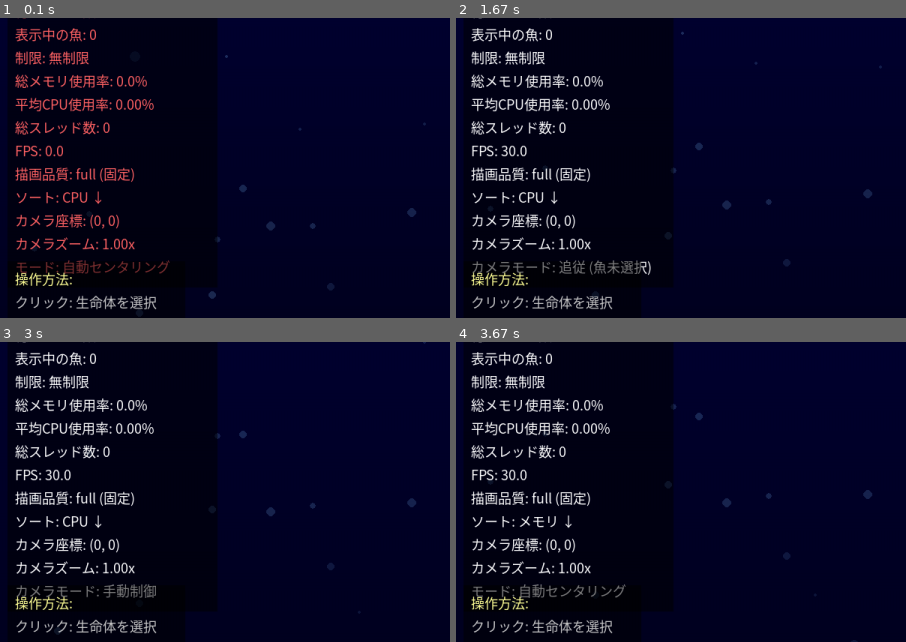
Above: before the commit, frames 1-4 (two rows, left to right).
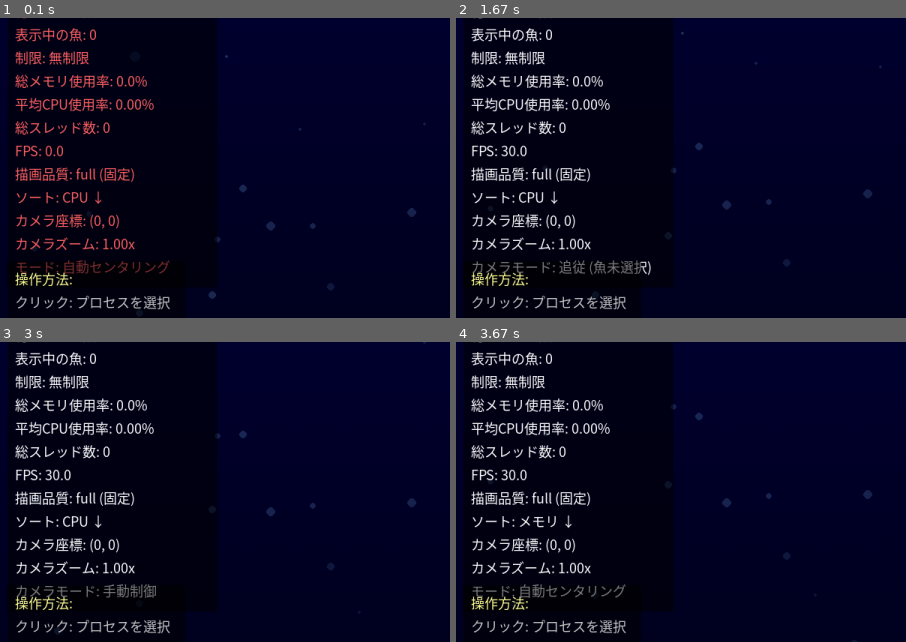
Above: after the commit, the same moments.

Repository: mouri-lab/process-aquarium
Game: pygame game, started from main.py
The game is run twice, just before and just after one commit, with the same random seed, the same clock (stepped at 60 frames per second) and the same inputs.
Inputs (mouse positions are % of the whole screen's width and height, from its top left):
- Up to frame 1 (0.1 s): no input
- Up to frame 2 (1.67 s): tap C at 0.33, 1.65 s; click "総プロセス数: 0" at 0.72 s; hold D from 1.5 s (still down); move the mouse to (19, 74) at 1.53 s
- Up to frame 3 (3 s): release D at 1.97 s
- Up to frame 4 (3.67 s): hold S 3-3.37 s; move the mouse to (14, 47) at 3.03 s; tap C at 3.15 s; hold D from 3.4 s (still down); move the mouse to (50, 62) at 3.43 s
The pictures show only the part of the screen within x 0-50%, y 5-55%; the shares and areas given below are measured in that part.

The runs differ from the first frame. In frame 1, 0.5% of the frame differs, in the area x 16-38%, y 92-98%; in frame 2, 0.5%; in frame 3, 0.5%; in frame 4, 0.5%.

Commit message:
選択された魚の詳細情報と操作説明を「プロセス」に変更し、メインループの表示メッセージを更新

Diff:
--- a/src/visuals/aquarium.py
+++ b/src/visuals/aquarium.py
@@ -659,7 +659,7 @@
         # 選択されたFishの詳細情報（右上・左上パネルと同じスタイル）
         if self.selected_fish:
             info_lines = [
-                f"選択された生命体:",
+                f"選択されたプロセス:",
                 f"PID: {self.selected_fish.pid}",
                 f"名前: {self.selected_fish.name}",
                 f"メモリ: {self.selected_fish.memory_percent:.2f}%",
@@ -697,7 +697,7 @@
                 self.screen.blit(text_surface, (text_x, text_y))        # 操作説明
         help_lines = [
             "操作方法:",
-            "クリック: 生命体を選択",
+            "クリック: プロセスを選択",
             "C: カメラモード切替",
             "ホイール: ズーム",
             "右クリック+ドラッグ: パン",
@@ -1490,7 +1490,7 @@
         """メインループ"""
         if not self.headless:
             print("=== Digital Life Aquarium を開始します ===")
-            print("🐠 プロセスが生命体として水族館に現れるまでお待ちください...")
+            print("🐠 プロセスがプロセスとして水族館に現れるまでお待ちください...")
             print("💡 ヒント: プロセス名によって色が決まり、CPU使用時に光ります")
             while self.running:
                 self.handle_events()
